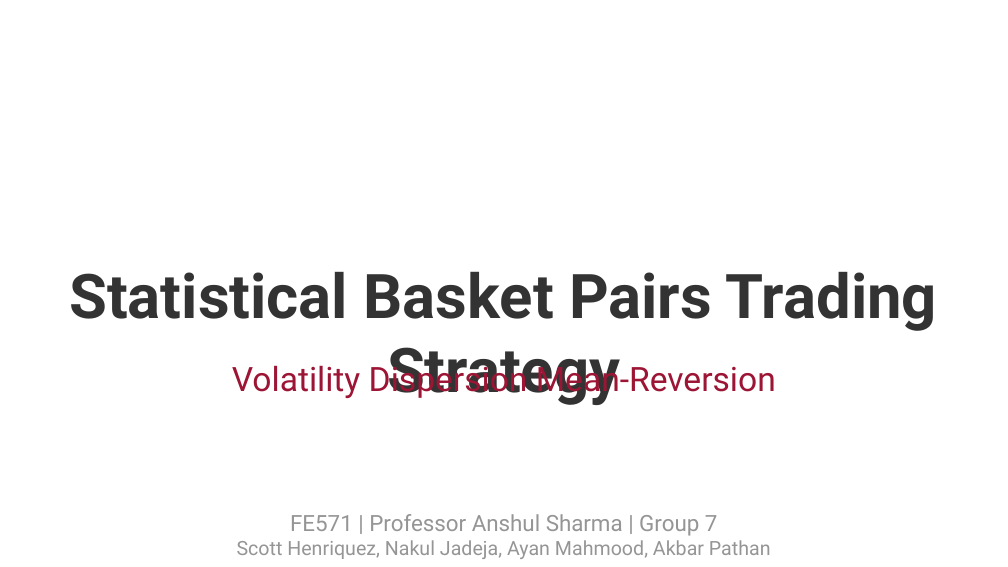
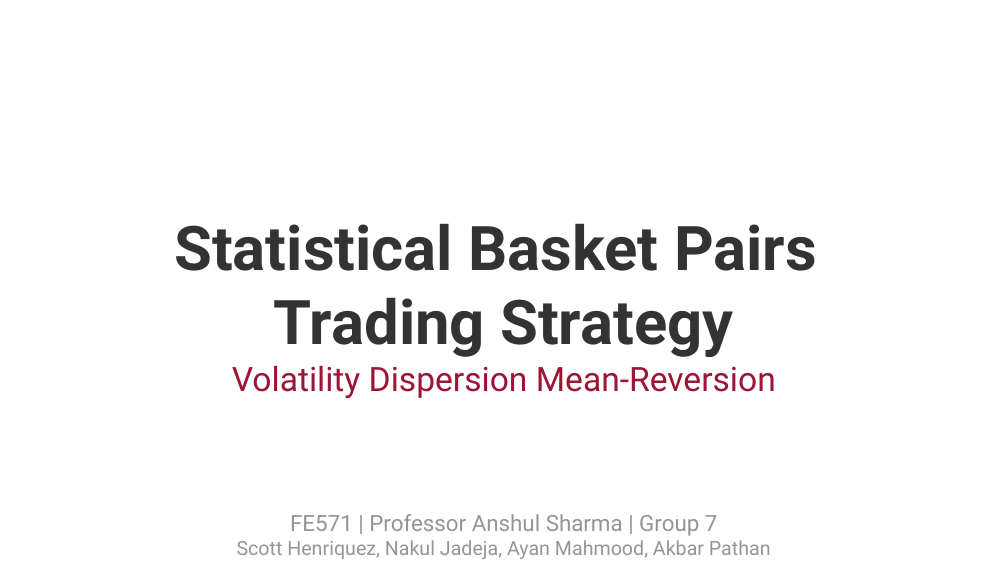
Before and after one commit to Ayan-Mahmood/QuantHFStrat, a slide deck: slide 1 of presentations/v3/FE571_Final_Presentation_v3.pptx. Drawn at 1008x567 pixels with LibreOffice and Linux fonts; fonts in the diff are those of the drawing. Boxes give left, top, right and bottom in pixels: in the first picture for what was removed or moved away, otherwise in the second. Text is boxed around its words. In the diff, an @@ line names an element or a change of style, - is before the commit and + after.

```diff
--- a/presentations/v3/FE571_Final_Presentation_v3.pptx
+++ b/presentations/v3/FE571_Final_Presentation_v3.pptx
@@ text "Statistical Basket Pairs Trading Strategy" rewrapped from <box>69,271,937,405</box> to <box>174,223,817,357</box> @@
```
Also in this commit, not shown: 9 other slides changed, 1 other file.
